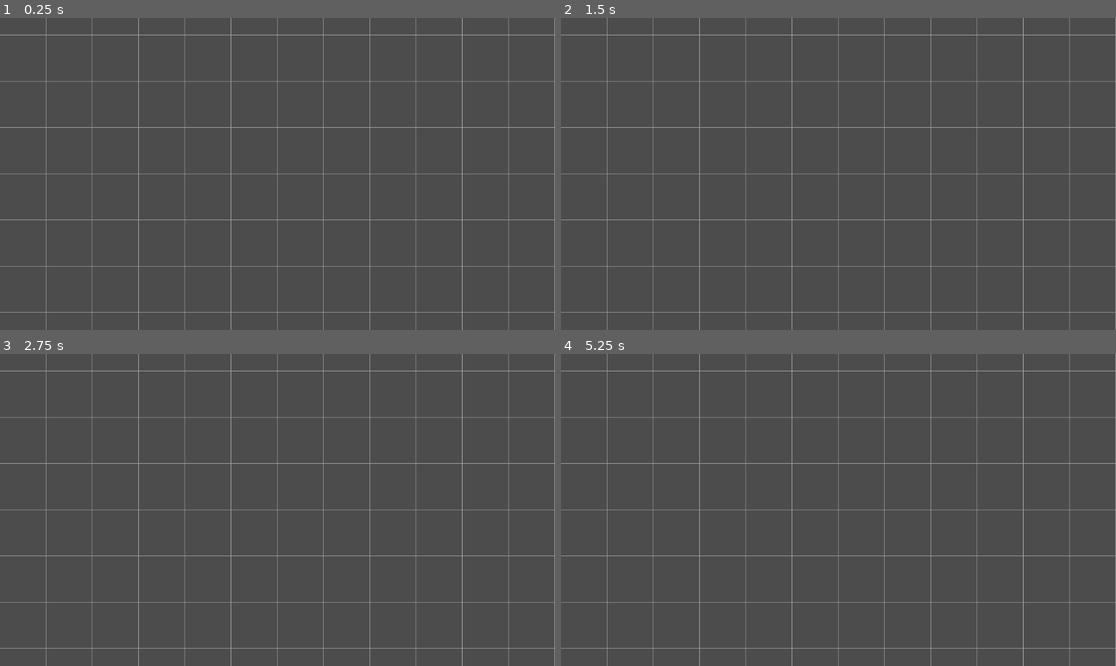
Above: before the commit, frames 1-4 (two rows, left to right).
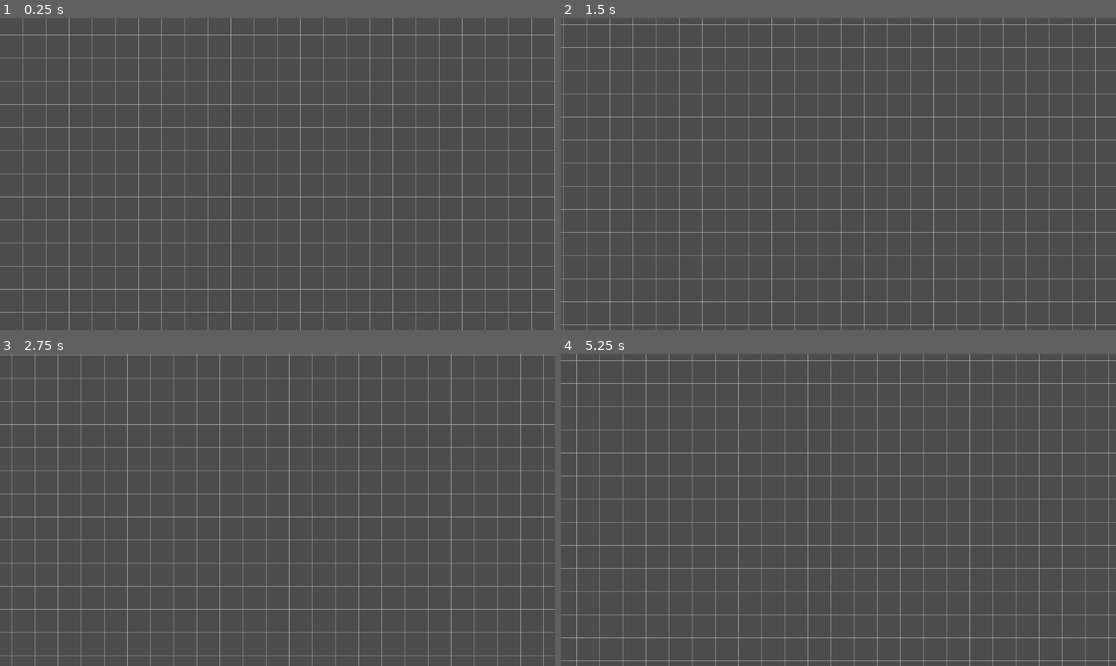
Above: after the commit, the same moments.

Repository: jevonsp/game-collection
Game: Godot game, scene res://life/conway's_game_of_life.tscn
The game is run twice, just before and just after one commit, with the same random seed, the same clock (stepped at 60 frames per second) and the same inputs. This scene is started directly instead of the project's main scene.
Inputs (mouse positions are in pixels of both pictures, inside the frame that each line leads up to):
- Up to frame 1 (0.25 s): no input
- Up to frame 2 (1.5 s): tap Enter at 0.5 s; move the mouse to (960, 158) at 0.52 s; hold D (right) 0.53-1.28 s; click (960, 158) at 0.67 s; move the mouse to (727, 189) at 1.27 s; hold S (down) from 1.28 s (still down); click (727, 189) at 1.42 s
- Up to frame 3 (2.75 s): move the mouse to (333, 441) at 2.02 s; release S (down) at 2.03 s; hold D (right) from 2.03 s (still down); click (333, 441) at 2.17 s
- Up to frame 4 (5.25 s): tap Space at 2.75, 4.25 s; move the mouse to (810, 572) at 2.77 s; release D (right) at 2.78 s; hold W (up) 2.78-3.53 s; click (810, 572) at 2.92 s; tap Enter at 3.5, 5 s; move the mouse to (1005, 556) at 3.52 s; hold A (left) 3.53-5.03 s; click (1005, 556) at 3.67 s; move the mouse to (672, 463) at 4.27 s; click (672, 463) at 4.42 s; move the mouse to (866, 510) at 5.02 s; hold S (down) from 5.03 s (still down); click (866, 510) at 5.17 s

The runs differ from the first frame. In frame 1, 2.8% of the frame differs, in the area x 0-100%, y 0-100%; in frame 2, 8.9%; in frame 3, 8.9%; in frame 4, 9.0%.

Commit message:
Grid + Clicking Finish

Diff:
--- /dev/null
+++ b/life/character_body_2d.gd
@@ -0,0 +1,33 @@
+extends CharacterBody2D
+signal camera_updated
+@export_subgroup("Movement Stats")
+@export var move_speed := 300.0
+@export var acceleration := 1500.0
+@export var friction := 1200.0
+@onready var camera_2d: Camera2D = $Camera2D
+
+func _process(delta: float) -> void:
+	var move_input = Input.get_vector("left", "right", "up", "down")
+
+	var target_velocity = move_input * move_speed
+
+	velocity = velocity.move_toward(target_velocity, acceleration * delta)
+
+	if move_input.length() < 0.1:
+		velocity = velocity.move_toward(Vector2.ZERO, friction * delta)
+
+	move_and_slide()
+
+	if get_last_motion() > Vector2(0.0, 0.0):
+		camera_updated.emit()
+
+func _input(event: InputEvent) -> void:
+	if event is InputEventMouseButton:
+		if event.button_index == MOUSE_BUTTON_WHEEL_UP and event.pressed:
+			camera_2d.zoom += Vector2(.1, .1)
+			camera_updated.emit()
+		elif event.button_index == MOUSE_BUTTON_WHEEL_DOWN and event.pressed:
+			if camera_2d.zoom - Vector2(.1, .1) <= Vector2(0.0, 0.0):
+				return
+			camera_2d.zoom -= Vector2(.1, .1)
+			camera_updated.emit()
--- a/life/conway's_game_of_life.tscn
+++ b/life/conway's_game_of_life.tscn
@@ -1,9 +1,18 @@
-[gd_scene load_steps=2 format=3 uid="uid://dk78yfg7dfw45"]
+[gd_scene load_steps=4 format=3 uid="uid://dk78yfg7dfw45"]
 
 [ext_resource type="Script" uid="uid://bjv2smyccweqk" path="res://life/life.gd" id="1_e55er"]
+[ext_resource type="Script" uid="uid://dycq340g2ekdr" path="res://life/character_body_2d.gd" id="2_6t0ly"]
+
+[sub_resource type="CircleShape2D" id="CircleShape2D_dol0o"]
 
 [node name="Life" type="Node2D"]
 script = ExtResource("1_e55er")
 
-[node name="Camera2D" type="Camera2D" parent="."]
-zoom = Vector2(2, 2)
+[node name="CameraBody" type="CharacterBody2D" parent="."]
+script = ExtResource("2_6t0ly")
+
+[node name="Camera2D" type="Camera2D" parent="CameraBody"]
+
+[node name="CollisionShape2D" type="CollisionShape2D" parent="CameraBody"]
+visible = false
+shape = SubResource("CircleShape2D_dol0o")
--- a/life/life.gd
+++ b/life/life.gd
@@ -1,31 +1,73 @@
 extends Node2D
 
-const color = Color.DARK_GRAY
+const grid_color = Color.DARK_GRAY
 @export var grid_size: Vector2 = Vector2(48, 48)
 
-@onready var camera: Camera2D = $Camera2D
+@onready var camera_body: CharacterBody2D = $CameraBody
+@onready var camera_2d: Camera2D = $CameraBody/Camera2D
 @onready var viewport: Viewport = get_viewport()
 
-func _process(_delta: float) -> void:
+func _ready() -> void:
+	if camera_body:
+		camera_body.camera_updated.connect(update_grid)
+
+func _input(event: InputEvent) -> void:
+	if event is InputEventMouseButton:
+		if event.button_index == MOUSE_BUTTON_LEFT and event.pressed:
+			print("left click")
+			print("world_pos=%s" % [get_world_mouse_pos()])
+			print("grid_pos=%s" % [get_grid_mouse_position()])
+		if event.button_index == MOUSE_BUTTON_RIGHT and event.pressed:
+			print("right click")
+			print("world_pos=%s" % [get_world_mouse_pos()])
+			print("grid_pos=%s" % [get_grid_mouse_position()])
+
+func _draw() -> void:
+	if not camera_2d:
+		return
+
+	var viewport_size = get_viewport_rect().size
+	var camera_pos = camera_2d.position
+	var camera_zoom = camera_2d.zoom
+
+	var world_top_left = camera_pos - (viewport_size * camera_zoom / 2)
+	var world_bottom_right = camera_pos + (viewport_size * camera_zoom / 2)
+
+	var extension_factor = 4
+	var extended_top_left = world_top_left - viewport_size * camera_zoom * extension_factor
+	var extended_bottom_right = world_bottom_right + viewport_size * camera_zoom * extension_factor
+
+	var start_x = floor(extended_top_left.x / grid_size.x) * grid_size.x
+	var end_x = ceil(extended_bottom_right.x / grid_size.x) * grid_size.x
+
+	for x in range(start_x, end_x + grid_size.x, grid_size.x):
+		draw_line(
+			Vector2(x, extended_top_left.y),
+			Vector2(x, extended_bottom_right.y),
+			grid_color
+		)
+
+	var start_y = floor(extended_top_left.y / grid_size.y) * grid_size.y
+	var end_y = ceil(extended_bottom_right.y / grid_size.y) * grid_size.y
+
+	for y in range(start_y, end_y + grid_size.y, grid_size.y):
+		draw_line(
+			Vector2(extended_top_left.x, y),
+			Vector2(extended_bottom_right.x, y),
+			grid_color
+		)
+
+func update_grid() -> void:
 	queue_redraw()
 
-func _draw() -> void:
-	var viewport_size = viewport.size
-	var camera_pos = camera.position
-	var vp_right = viewport_size.x * camera.zoom.x
-	var vp_bottom = viewport_size.y * camera.zoom.y
+func get_world_mouse_pos() -> Vector2:
+	var mouse_pos = get_viewport().get_mouse_position()
+	var cam_pos = camera_body.global_position
+	return cam_pos + (mouse_pos - Vector2(viewport.size / 2)) / camera_2d.zoom
 
-	var leftmost = -vp_right + camera_pos.x
-	var topmost = -vp_bottom + camera_pos.y
-
-	var left = ceil(leftmost / grid_size.x) * grid_size.x
-	var bottommost = vp_bottom + camera_pos.y
-	for x in range(0, viewport_size.x / camera.zoom.x + 1):
-		draw_line(Vector2(left, topmost), Vector2(left, bottommost), color)
-		left += grid_size.x
-
-	var top = ceil(topmost / grid_size.y)  * grid_size.y
-	var rightmost = vp_right + camera_pos.x
-	for y in range(0, viewport_size.y / camera.zoom.y + 1):
-		draw_line(Vector2(leftmost, top), Vector2(rightmost, top), color)
-		top += grid_size.y
+func get_grid_mouse_position() -> Vector2:
+	var world_pos = get_world_mouse_pos()
+	return Vector2(
+		floor(world_pos.x / grid_size.x) * grid_size.x,
+		floor(world_pos.y / grid_size.y) * grid_size.y
+	)
--- a/project.godot
+++ b/project.godot
@@ -36,6 +36,16 @@
 "events": [Object(InputEventKey,"resource_local_to_scene":false,"resource_name":"","device":-1,"window_id":0,"alt_press …(192 unchanged characters)…
 ]
 }
+scroll_up={
+"deadzone": 0.2,
+"events": [Object(InputEventMouseButton,"resource_local_to_scene":false,"resource_name":"","device":-1,"window_id":0,"alt_pressed":false,"shift_pressed":false,"ctrl_pressed":false,"meta_pressed":false,"button_mask":0,"position":Vector2(0, 0),"global_position":Vector2(0, 0),"factor":1.0,"button_index":4,"canceled":false,"pressed":false,"double_click":false,"script":null)
+]
+}
+scroll_down={
+"deadzone": 0.2,
+"events": [Object(InputEventMouseButton,"resource_local_to_scene":false,"resource_name":"","device":-1,"window_id":0,"alt_pressed":false,"shift_pressed":false,"ctrl_pressed":false,"meta_pressed":false,"button_mask":0,"position":Vector2(0, 0),"global_position":Vector2(0, 0),"factor":1.0,"button_index":5,"canceled":false,"pressed":false,"double_click":false,"script":null)
+]
+}
 
 [rendering]
 
Not shown, added: life/character_body_2d.gd.uid
